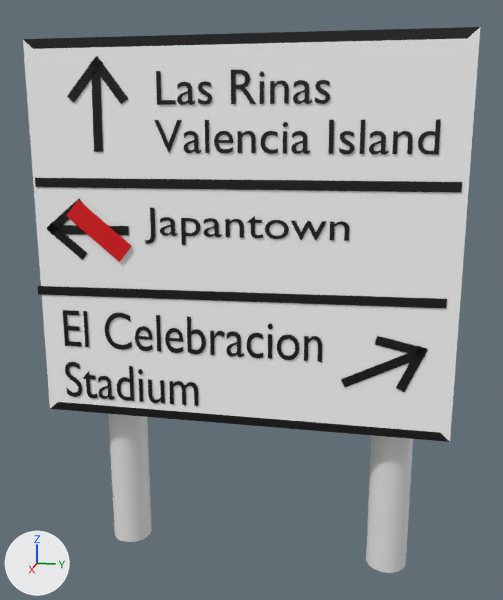
The FBX model Assets/Models/UK_junction_sign_19.fbx: old version first, new version second.
The view is the same before and after, from a 50 mm camera at (62.5, 15.0, 41.5) aimed at (-1.3, 2.3, 25.5). The lights are fixed; the arrows at lower left show +X, +Y and +Z. Where no turn or scale is listed for an object, it has been applied to the vertices.
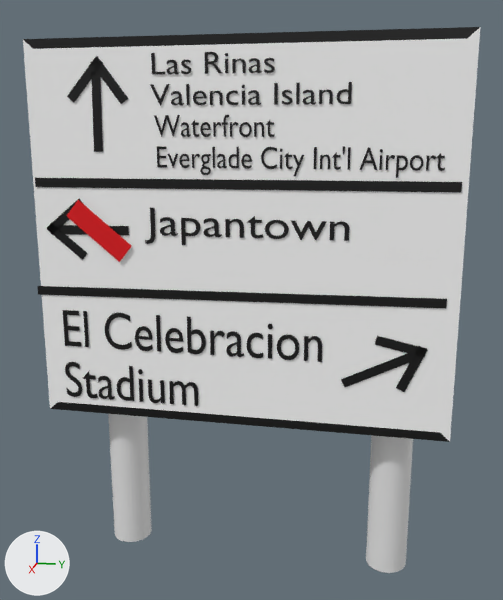
Location of each change, (x1, y1, x2, y2) in pixels of the pictures (503 x 600 px; the box of a moved part takes in the faces that stretch with it):
'Text', reshaped, moved, rescaled (26% shorter): before (154, 70, 441, 155); after (154, 115, 445, 178)
'Text.004', added: after (150, 52, 352, 106)
part 1 of me_text_001, moved or reshaped: before (260, 81, 264, 104); after (379, 155, 382, 170)
part 2 of me_text_001, moved or reshaped: before (360, 120, 365, 154); after (347, 147, 351, 170)
part 3 of me_text_001, added: after (320, 155, 330, 169)
part 4 of me_text_001, moved or reshaped: before (328, 120, 334, 154); after (314, 147, 317, 169)
part 5 of me_text_001, added: after (241, 154, 252, 169)
part 6 of me_text_001, moved or reshaped: before (205, 120, 209, 153); after (212, 147, 215, 168)
part 7 of me_text_001, added: after (254, 122, 264, 137)
part 8 of me_text_001, rebuilt (50% narrower, 41% shorter): before (418, 119, 441, 155); after (293, 155, 304, 176)
part 9 of me_text_001, rebuilt (62% narrower, 32% shorter): before (154, 120, 182, 153); after (157, 146, 167, 168)
part 10 of me_text_001, rebuilt (29% wider, 34% shorter): before (156, 71, 176, 105); after (154, 115, 180, 137)
part 11 of me_text_001, deleted: before (177, 82, 195, 105)
part 12 of me_text_001, deleted: before (339, 131, 355, 154)
part 13 of me_text_001, moved or reshaped: before (184, 70, 413, 155); after (168, 115, 445, 178)

Edits to the bpy script that builds the scene:
```text
Add mat_material_008:
    mat_material_008 = principled_material('Material.008')
    mat_material_008.base_color = (0.0, 0.0, 0.0)  # black #000000
Change me_text_001:
    used by ob_text; location = (2.2, -5.7, 43.5); rotation_euler = (1.571, 0.0, 1.571), in degrees (90, 0, 90); scale = (4.18, 4.1, 3.0)
    remove me_text_001.from_pydata(...)  # 1941 vertices, 1909 faces; spans x 0.0..5.82, y -1.01..0.68, z 0.0
    add me_text_001.from_pydata(...)  # 2259 vertices, 2209 faces; spans x 0.0..10.96, y -1.23..0.69, z 0.0
    me_text_001 part 1: the loose piece of 4 vertices spanning x 2.25..2.34, y 0.0..0.45, z 0.0 is moved by (6.38, -1.0, 0.0)
    me_text_001 part 2: the loose piece of 4 vertices spanning x 4.29..4.38, y -1.0..-0.32, z 0.0 is moved by (3.17, 0.0, 0.0)
    me_text_001 part 3: the loose piece of 57 vertices spanning x 4.93..5.31, y -1.0..-0.54, z 0.0 is copied, and the copy is moved by (1.51, 0.0, 0.0); it spans x 6.44..6.82, y -1.0..-0.54, z 0.0
    me_text_001 part 4: the loose piece of 4 vertices spanning x 3.67..3.77, y -1.0..-0.32, z 0.0 is moved by (2.54, 0.0, 0.0)
    me_text_001 part 5: the loose piece of 99 vertices spanning x 1.29..1.7, y -1.01..-0.54, z 0.0 is copied, and the copy is moved by (2.15, 0.0, 0.0); it spans x 3.44..3.84, y -1.01..-0.54, z 0.0
    me_text_001 part 6: the loose piece of 4 vertices spanning x 1.1..1.19, y -1.0..-0.32, z 0.0 is moved by (1.21, 0.0, 0.0)
    me_text_001 part 7: the loose piece of 57 vertices spanning x 2.46..2.84, y 0.0..0.46, z 0.0 is copied, and the copy is moved by (1.47, 0.0, 0.0); it spans x 3.94..4.31, y 0.0..0.46, z 0.0
    me_text_001 part 8: the loose piece of 78 vertices spanning x 5.42..5.82, y -1.0..-0.32, z 0.0 is rebuilt with 8 vertices and now spans x 5.41..5.85, y -1.23..-0.55, z 0.0
    me_text_001 part 9: the loose piece of 7 vertices spanning x 0.0..0.6, y -1.01..-0.32, z 0.0 is rebuilt with 12 vertices and now spans x 0.08..0.47, y -1.0..-0.32, z 0.0
    me_text_001 part 10: the loose piece of 6 vertices spanning x 0.07..0.48, y 0.0..0.68, z 0.0 is rebuilt with 13 vertices and now spans x 0.0..1.04, y -0.01..0.68, z 0.0
    me_text_001 part 11: the loose piece of 174 vertices spanning x 0.52..0.9, y -0.01..0.46, z 0.0 is deleted
    me_text_001 part 12: the loose piece of 134 vertices spanning x 3.88..4.19, y -1.01..-0.54, z 0.0 is deleted
    me_text_001 part 13: 17 vertices moved within x 1.15..5.02, y -1.01..0.45, z 0.0; 1384 vertices removed from x 0.63..5.31, y -1.01..0.68, z 0.0; 1855 vertices added at x 0.5..10.96, y -1.23..0.69, z 0.0
Add me_text_005:
    me_text_005.from_pydata(...)  # 1941 vertices, 1909 faces; spans x 0.0, y 0.0..17.4, z -2.6..1.8
    me_text_005.materials.append(mat_material_008)  # black #000000
Change ob_text:
    ob_text.location: (2.2, -5.7, 43.5) -> (2.2, -5.7, 40.8)
    ob_text.scale: (4.18, 4.1, 3.0) -> (2.27, 2.68, 3.0)
Add ob_text_004:
    ob_text_004 = bpy.data.objects.new('Text.004', me_text_005)
    ob_text_004.location = (2.2, -6.0, 46.0)
```
